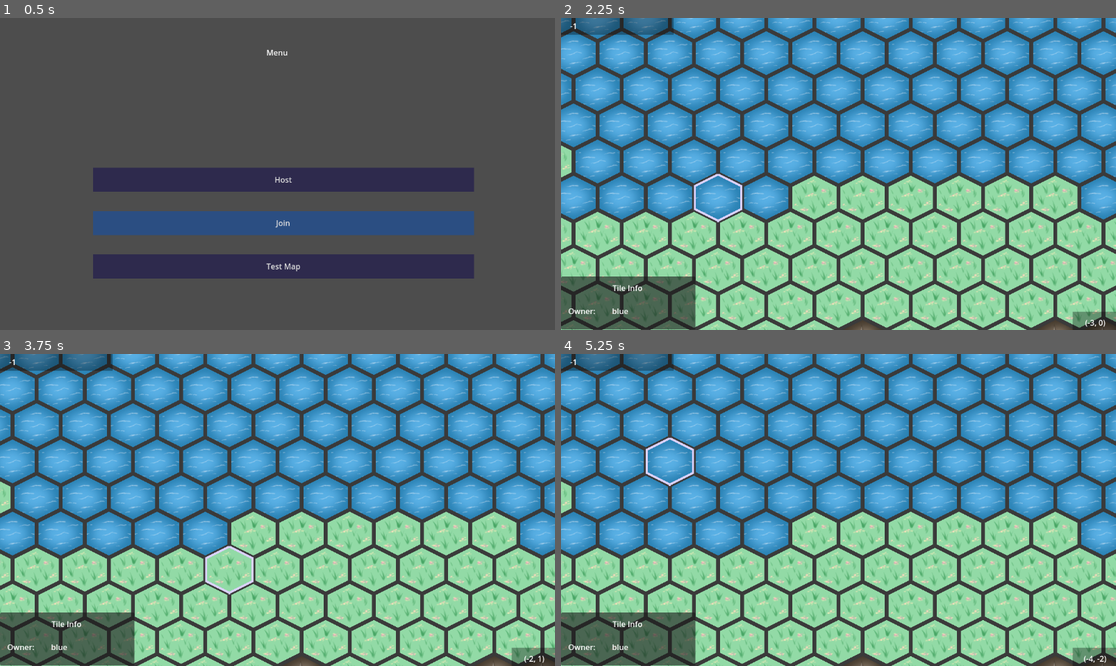
Above: before the commit, frames 1-4 (two rows, left to right).
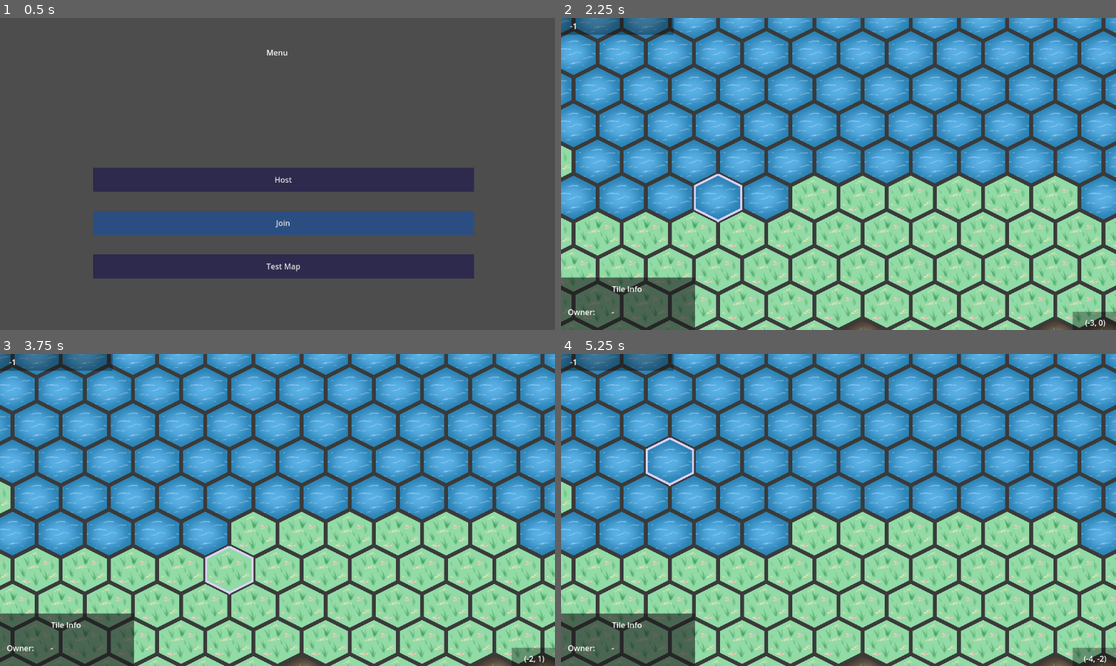
Above: after the commit, the same moments.

Repository: DragonCat4012/Shyv_Game
Game: Godot game, scene res://Scenes/menu.tscn
Two runs of this game, one before a commit and one after it. Both use one fixed random seed, a clock stepped at 60 frames per second and the inputs below.
Inputs (mouse positions are in pixels of both pictures, inside the frame that each line leads up to):
- Up to frame 1 (0.5 s): no input
- Up to frame 2 (2.25 s): click "Test Map" at 0.5 s; tap Enter at 1.25 s; move the mouse to (960, 158) at 1.27 s; right-click (960, 158) at 1.35 s; tap Space at 2 s; move the mouse to (727, 189) at 2.02 s; click (727, 189) at 2.1 s
- Up to frame 3 (3.75 s): tap Enter at 2.75 s; move the mouse to (333, 441) at 2.77 s; right-click (333, 441) at 2.85 s; tap Space at 3.5 s; move the mouse to (249, 572) at 3.52 s; click (249, 572) at 3.6 s
- Up to frame 4 (5.25 s): tap Enter at 4.25 s; move the mouse to (1005, 556) at 4.27 s; right-click (1005, 556) at 4.35 s; tap Space at 5 s; move the mouse to (672, 463) at 5.02 s; click (672, 463) at 5.1 s

Frame 1 is identical in both runs. In frame 2, 0.3% of the frame differs, in the area x 0-25%, y 82-100%; in frame 3, 0.3%; in frame 4, 0.3%.

Commit message:
show tile ownership

Diff:
--- a/GamManager.gd
+++ b/GamManager.gd
@@ -7,7 +7,8 @@
 # Lobby managment
 var connected_peer_ids: Array[int] = []
 var ready_peer_ids: Array[int] = []
-var messages = {}
+var messages = {} # Lobby messages
+var nationMappping = {} # created by hot, then published on game start
 
 # Map
 var seed = 0
--- a/Scenes/Game/MapScene.gd
+++ b/Scenes/Game/MapScene.gd
@@ -54,7 +54,8 @@
 		return
 
 	oldSeelctedTile = tilePos
-	_toggle_tile_info_viibillity(true)
+	var buildingAtlasCoordinates = tile_map.get_cell_atlas_coords(1, tilePos)
+	_toggle_tile_info_viibillity(true, buildingAtlasCoordinates)
 
 	tile_map.set_cell(2, tilePos, source_id, select_atlas)
 	coordinate_tracker.text = str(tilePos)
@@ -80,6 +81,10 @@
 		var newAtlas =Vector2i(building_atlas.x, atlasPositionBefore.y)
 		tile_map.set_cell(1, tile.coords, source_id, newAtlas)
 
-func _toggle_tile_info_viibillity(on):
+func _toggle_tile_info_viibillity(on, atlasOwner=Vector2i(-1,-1)):
+	var ownerStr = "-"
+	if atlasOwner != Vector2i(-1,-1): # tile on this layer
+		ownerStr = str(atlasOwner.y)
+
 	tile_info_panel.visible = on
-	tile_owner.text = "blue" # TODO: get nation if there is one
+	tile_owner.text = ownerStr # TODO: get nation if there is one
--- a/Scenes/Game/map.tscn
+++ b/Scenes/Game/map.tscn
@@ -66,7 +66,7 @@
 offset_top = 622.0
 offset_right = 1142.0
 offset_bottom = 645.0
-text = "d"
+text = "(-,-)"
 horizontal_alignment = 1
 vertical_alignment = 1
 
@@ -81,10 +81,10 @@
 [node name="TileInfoPanel" type="Panel" parent="Camera2D/Control"]
 visible = false
 layout_mode = 0
-offset_left = -1.0
-offset_top = 538.0
-offset_right = 278.0
-offset_bottom = 648.0
+offset_left = -2.0
+offset_top = 540.0
+offset_right = 277.0
+offset_bottom = 650.0
 
 [node name="Label" type="Label" parent="Camera2D/Control/TileInfoPanel"]
 layout_mode = 0
--- a/Scenes/Lobby/PeerView.gd
+++ b/Scenes/Lobby/PeerView.gd
@@ -4,7 +4,7 @@
 @onready var peer_list = $ColorRect/PeerList
 
 @onready var ready_button = $ReadyButton
-@onready var name_field = $nameField
+@onready var name_field := $nameField
 var isReady = false
 
 func _process(delta):
@@ -20,6 +20,8 @@
 
 func _on_line_edit_text_submitted(new_text):
 	display_message(new_text)
+	name_field.release_focus()
+	name_field.text = ""
 
 func show_messages() -> String:
 	var str = ""
